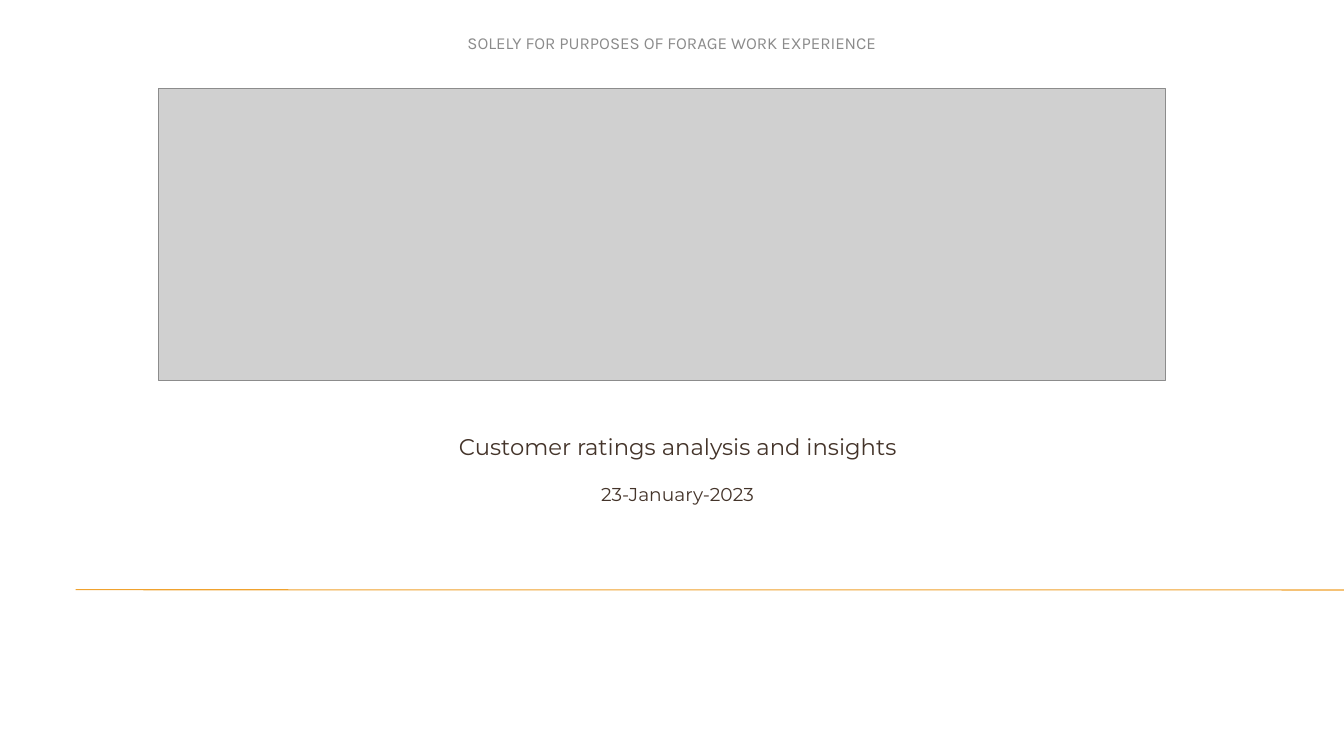
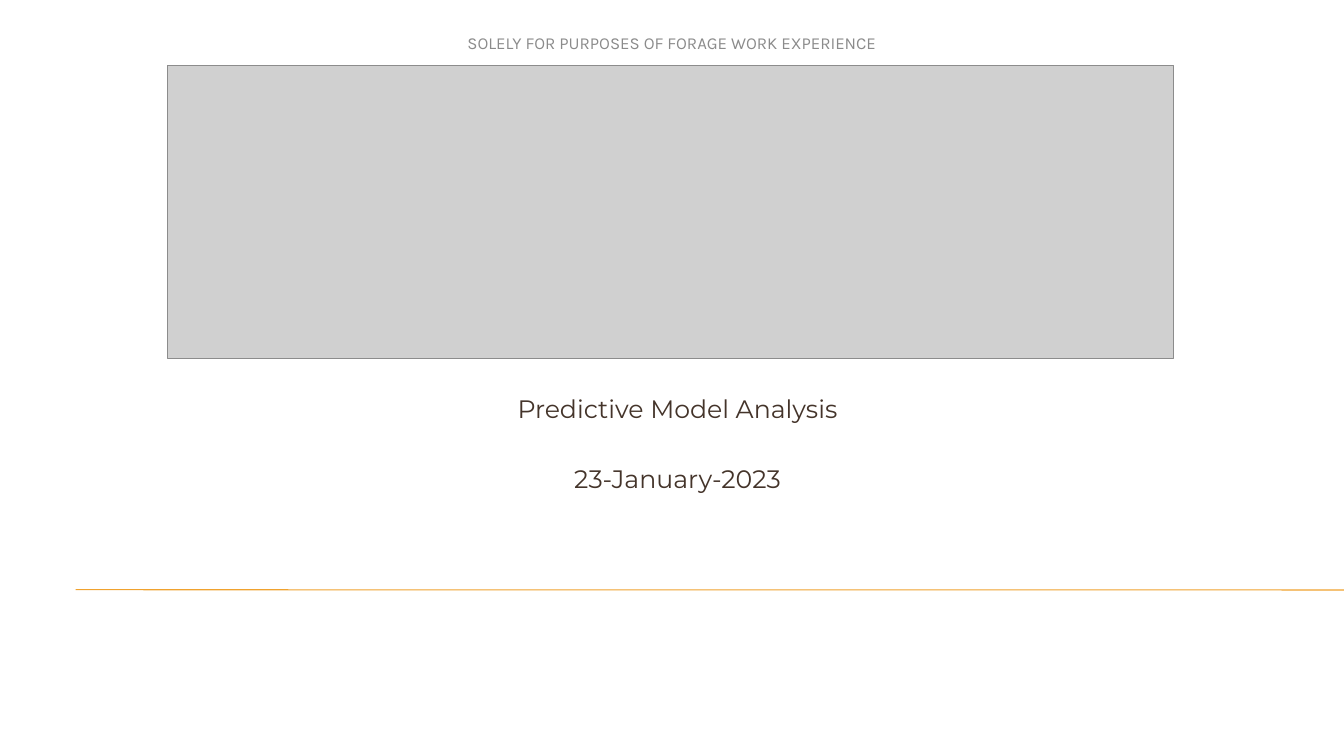
Before and after one commit to Flyeagle320/British-Airways-Data-Science-virtual-experience-programme, a slide deck: slide 1 of Presentation Template - Task 1.pptx. Drawn at 1344x756 pixels with LibreOffice and Linux fonts; fonts in the diff are those of the drawing; grey boxes stand for pictures; background and template pictures are left out. Boxes give left, top, right and bottom in pixels: in the first picture for what was removed or moved away, otherwise in the second. Text is boxed around its words. In the diff, an @@ line names an element or a change of style, - is before the commit and + after.

```diff
--- a/Presentation Template - Task 1.pptx
+++ b/Presentation Template - Task 1.pptx
@@ picture: place and size @@
-picture at (159,88,1166,381)
+picture at (167,66,1174,359)
@@ subtitle "Predictive Model Analysis": place and size @@
-subtitle "Predictive Model Analysis" at (459,438,896,505)
+subtitle "Predictive Model Analysis" at (518,399,838,493)
@@ subtitle at (518,399,838,423): text changed; size 16.1 to 18 pt @@
-Customer ratings analysis and insights
+Predictive Model Analysis
@@ subtitle at (574,470,781,493): size 13.3 to 18 pt in "23-January-2023" @@
```
Also in this commit, not shown: 1 slide added, 1 slide removed, 2 other files.
